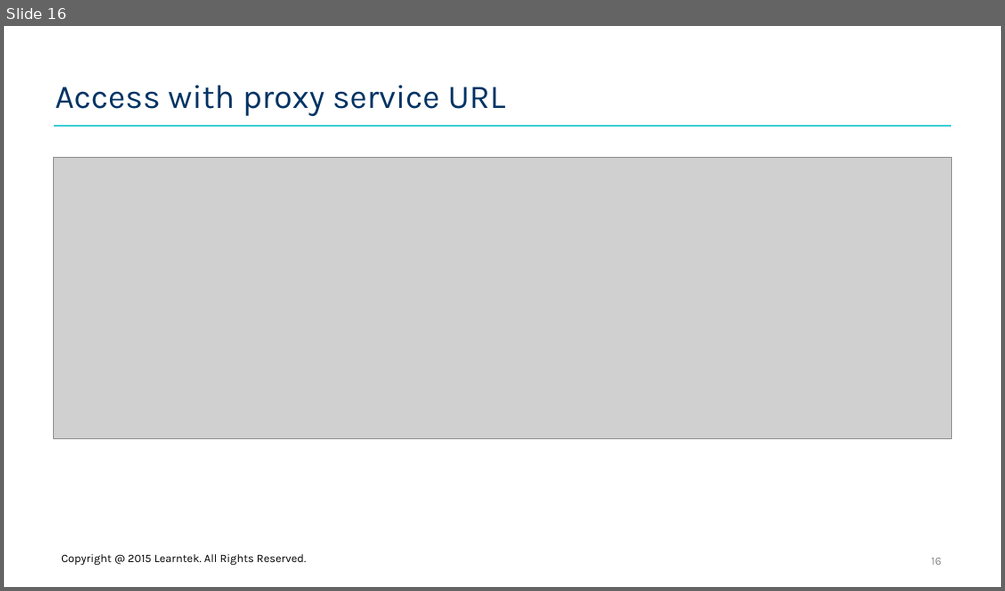
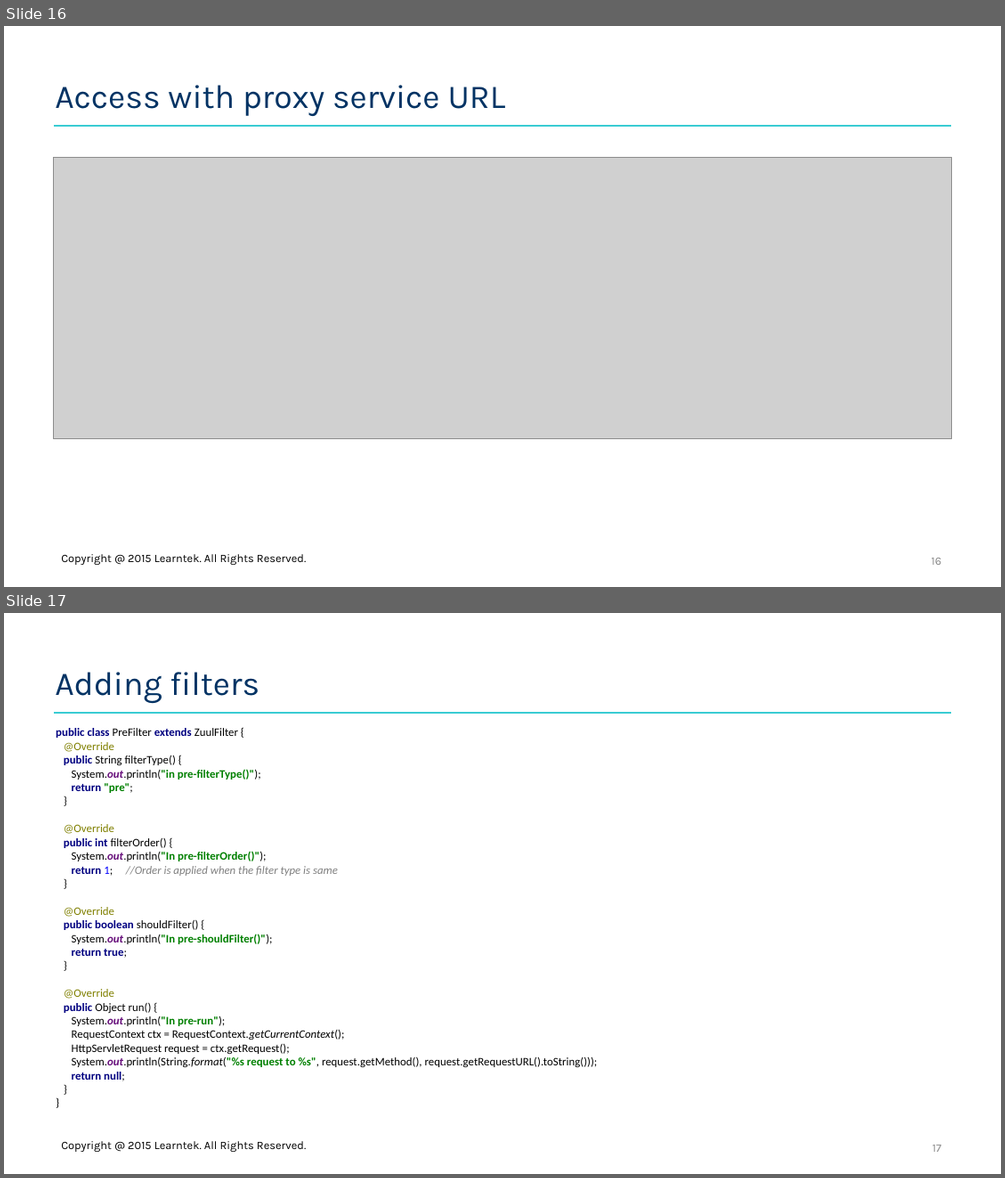
Before and after one commit to santoshkar/Microservice, a slide deck: Presentations/Part-10-Spring Cloud Zuul.pptx. Shown one above the other, each under a label of ours: slide 16 before the commit, slides 16 and 17 after it. The pictures are 1005x591 and 1005x1178 pixels, drawn with LibreOffice and Linux fonts; fonts in the diff are those of the drawing; grey boxes stand for pictures; background and template pictures are left out. Boxes give left, top, right and bottom in pixels: in the first picture for what was removed or moved away, otherwise in the second. Text is boxed around its words. In the diff, an @@ line names an element or a change of style, - is before the commit and + after.

Commit message:
Added steps for filter in zuul in ppt

```diff
--- a/Presentations/Part-10-Spring Cloud Zuul.pptx
+++ b/Presentations/Part-10-Spring Cloud Zuul.pptx
@@ slide 17 added at [4, 613, 1001, 1174], background #FFFFFF; not listed: 1 template element that a slide beside it also shows @@
@@ title added at [55, 672, 259, 704], 32 pt, text #033364 @@
+Adding filters
@@ text added at [56, 728, 598, 1081], 11 pt, text #000000 @@
+public class PreFilter extends ZuulFilter {
+@Override
+public String filterType() {
+System.out.println("in pre-filterType()");
+return "pre";
+}
+@Override
+public int filterOrder() {
+System.out.println("In pre-filterOrder()");
+return 1; //Order is applied when the filter type is same
+}
+@Override
+public boolean shouldFilter() {
+System.out.println("In pre-shouldFilter()");
+return true;
+}
+@Override
+public Object run() {
+System.out.println("In pre-run");
+RequestContext ctx = RequestContext.getCurrentContext();
+HttpServletRequest request = ctx.getRequest();
+System.out.println(String.format("%s request to %s", request.getMethod(), request.getRequestURL().toString()));
+return null;
+}
+}
@@ text added at [61, 1141, 306, 1151], 11 pt, text #000000 @@
+Copyright @ 2015 Learntek. All Rights Reserved.
@@ page number added at [932, 1144, 941, 1151], 11 pt, text #8C8C8C @@
+17
```
